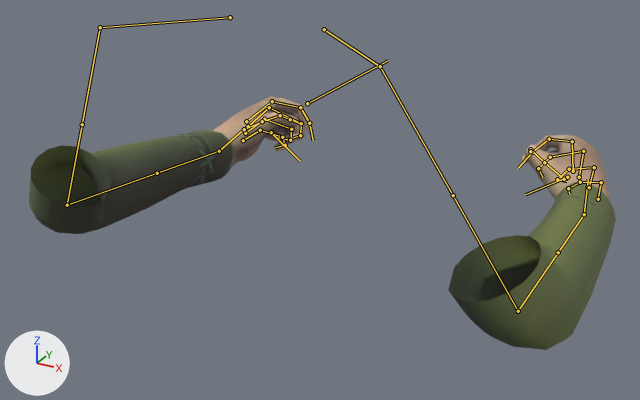
Two versions of the FBX model 0_Final Exports/Player Character/FirstPersonModel+Animations/Animations/Anim_NA_Run.fbx, one commit apart.
Rendered twice from a 50 mm camera at (0.416, -0.61, 0.119) aimed at (-0.025, 0.192, -0.283). Arrows for +X, +Y and +Z are at lower left; the lights stay in place. Both versions are drawn at frame 44 of the action 'Scene'; the numbers are the values there. The bones that bend it are drawn over the model as lines.

Names of what the first picture shows: 'hands'.
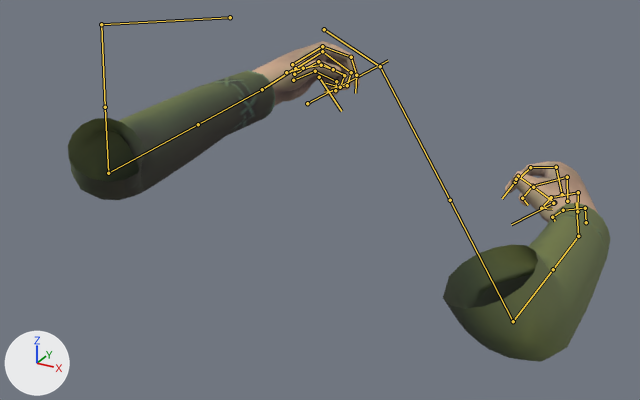
Location of each change, (x1, y1, x2, y2) in pixels of the pictures (640 x 400 px):
'hands', posed (8% narrower, 26% taller): before (29, 96, 616, 350); after (68, 41, 610, 362)
bone 'DEF_Shoulder.L.001', root to tip: before (230, 17) to (100, 27); after (230, 17) to (101, 24)
bone 'DEF_Bicep.L.001', root to tip: before (100, 27) to (82, 124); after (101, 24) to (105, 107)
bone 'DEF_ForeArm.L.002', root to tip: before (157, 173) to (219, 151); after (198, 124) to (262, 89)
bone 'DEF_Hand.L.001', root to tip: before (219, 151) to (247, 126); after (262, 89) to (296, 67)
bone 'DEF_Bicep.R.001', root to tip: before (380, 66) to (453, 195); after (380, 66) to (450, 200)
bone 'DEF_ForeArm.R.002', root to tip: before (558, 252) to (584, 214); after (553, 269) to (578, 236)
bone 'DEF_Hand.R.001', root to tip: before (584, 214) to (588, 179); after (578, 236) to (576, 202)

The change in detail:
Bone 'DEF_Shoulder.L.001' (bone_def_shoulder_l_001) turns from (19, 3, 18) to (13, 3, 18) degrees about its own x, y and z.
Bone 'DEF_Bicep.L.001' (bone_def_bicep_l_001) turns from (-15, 38, 23) to (-27, 32, 21) degrees about its own x, y and z.
Bone 'DEF_ForeArm.L.002' (bone_def_forearm_l_002) turns from (0, 4, 0) to (0, 8, 0) degrees about its own x, y and z.
Bone 'DEF_Hand.L.001' (bone_def_hand_l_001) turns from (-33, 4, -17) to (-31, 8, -4) degrees about its own x, y and z.
Bone 'DEF_Bicep.R.001' (bone_def_bicep_r_001) turns from (-18, -36, -22) to (-15, -38, -23) degrees about its own x, y and z.
Bone 'DEF_ForeArm.R.002' (bone_def_forearm_r_002) turns from (0, -4, 0) to (0, -6, 0) degrees about its own x, y and z.
Bone 'DEF_Hand.R.001' (bone_def_hand_r_001) turns from (-33, -4, 17) to (-34, -6, 11) degrees about its own x, y and z.
